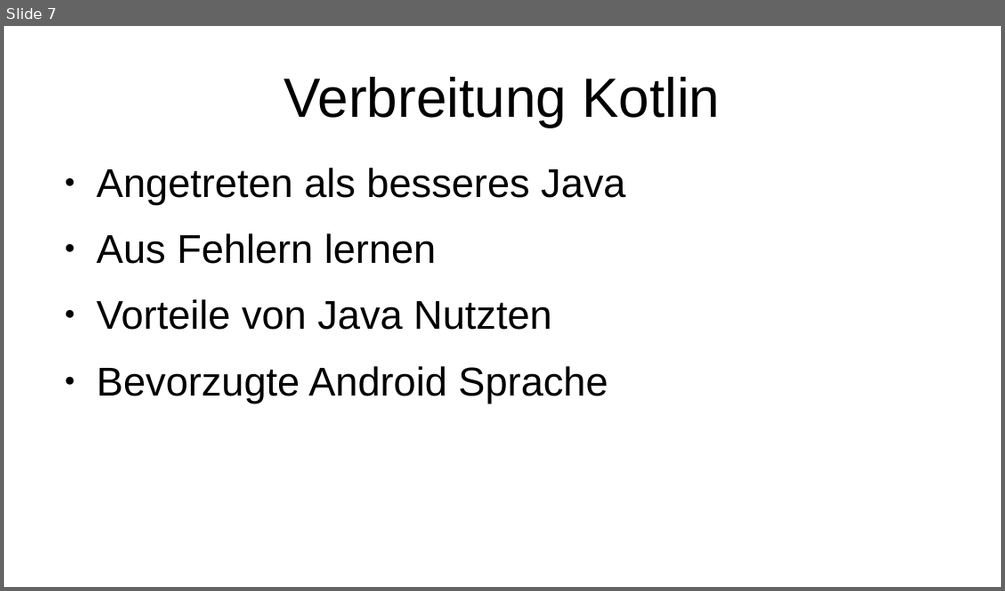
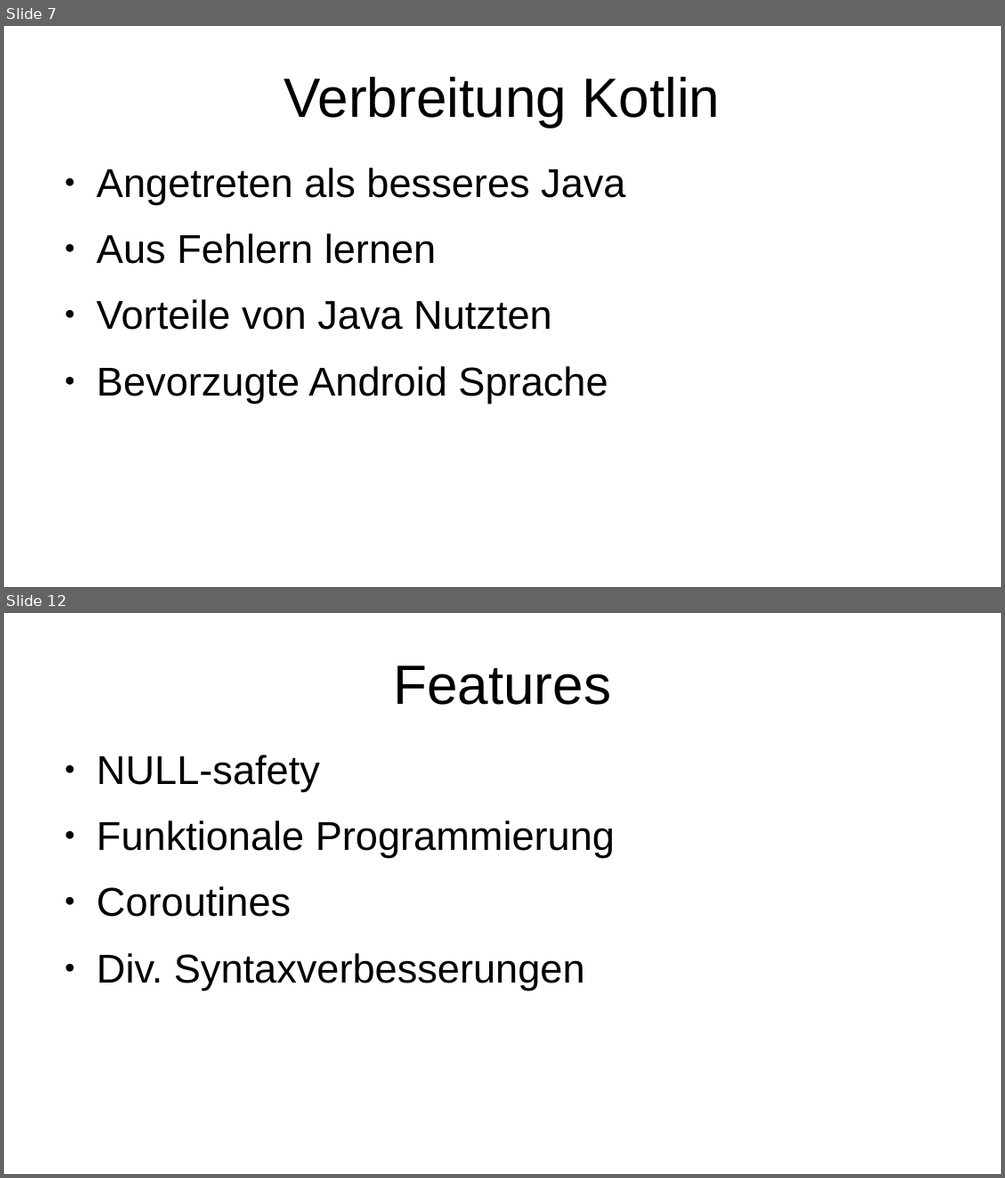
Before and after one commit to FSpruhs/kotlin-statt-java, a slide deck: presentation.odp. Shown one above the other, each under a label of ours: slide 7 before the commit, slides 7 and 12 after it; the slides between them are not shown. The pictures are 1005x591 and 1005x1178 pixels, drawn with LibreOffice and Linux fonts; fonts in the diff are those of the drawing. Boxes give left, top, right and bottom in pixels: in the first picture for what was removed or moved away, otherwise in the second. Text is boxed around its words. In the diff, an @@ line names an element or a change of style, - is before the commit and + after.

```diff
--- a/presentation.odp
+++ b/presentation.odp
@@ slide 12 added at (x1=4, y1=613, x2=1001, y2=1174), background #FFFFFF @@
@@ title added at (x1=393, y1=666, x2=611, y2=705), 44 pt, text #000000 @@
+Features
@@ text added at (x1=97, y1=755, x2=615, y2=989), 32 pt, text #000000 @@
+● NULL-safety
+● Funktionale Programmierung
+● Coroutines
+● Div. Syntaxverbesserungen
```
Also in this commit, not shown: 1 slide changed, 3 other slides added, 1 other file.
